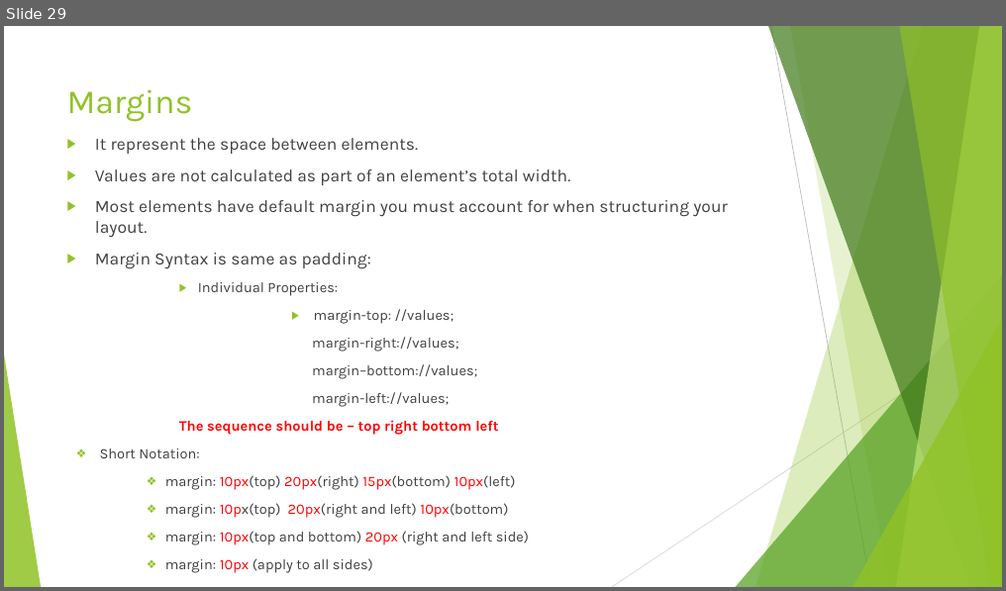
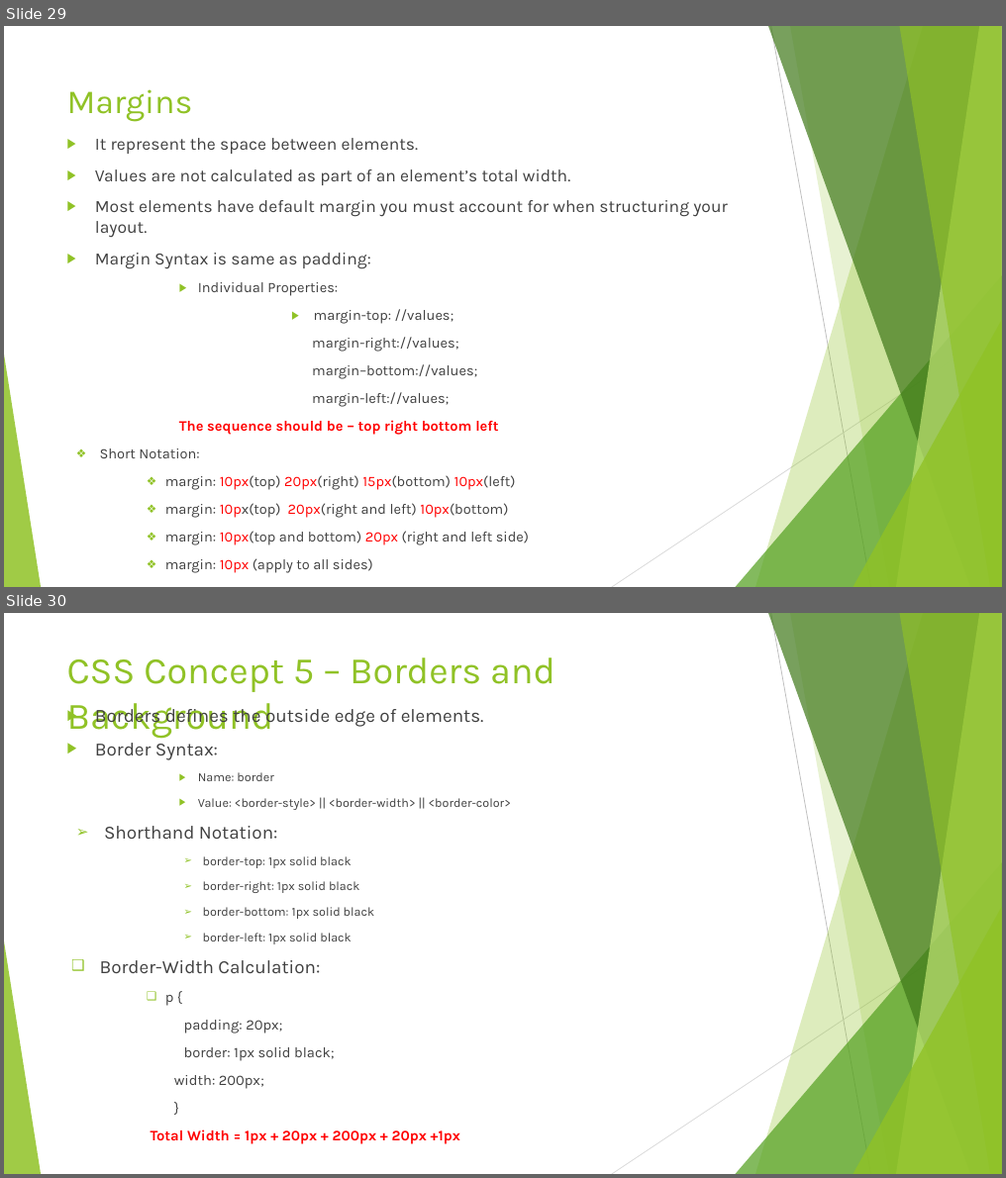
Before and after one commit to anumsh/Introduction-To-CSS, a slide deck: Introduction-to-CSS.pptx. Shown one above the other, each under a label of ours: slide 29 before the commit, slides 29 and 30 after it. The pictures are 1006x591 and 1006x1178 pixels, drawn with LibreOffice and Linux fonts; fonts in the diff are those of the drawing. Boxes give left, top, right and bottom in pixels: in the first picture for what was removed or moved away, otherwise in the second. Text is boxed around its words. In the diff, an @@ line names an element or a change of style, - is before the commit and + after.

Commit message:
feat:Borders and Backgrounds

```diff
--- a/Introduction-to-CSS.pptx
+++ b/Introduction-to-CSS.pptx
@@ slide 30 added at (4,613,1002,1174), background #FFFFFF; not listed: 10 template elements that a slide beside it also shows @@
@@ title added at (67,658,555,738), 36 pt, text #90C226 @@
+CSS Concept 5 – Borders and Background
@@ text added at (95,705,511,1145), 12 pt, text #404040 @@
+▶ Borders defines the outside edge of elements.
+▶ Border Syntax:
+      ▶ Name: border
+      ▶ Value: <border-style> || <border-width> || <border-color>
+➢ Shorthand Notation:
+      ➢ border-top: 1px solid black
+      ➢ border-right: 1px solid black
+      ➢ border-bottom: 1px solid black
+      ➢ border-left: 1px solid black
+❑ Border-Width Calculation:
+    ❑ p {
+    padding: 20px;
+    border: 1px solid black;
+    width: 200px;
+    }
+    Total Width = 1px + 20px + 200px + 20px +1px
```
Also in this commit, not shown: 3 other slides added.
